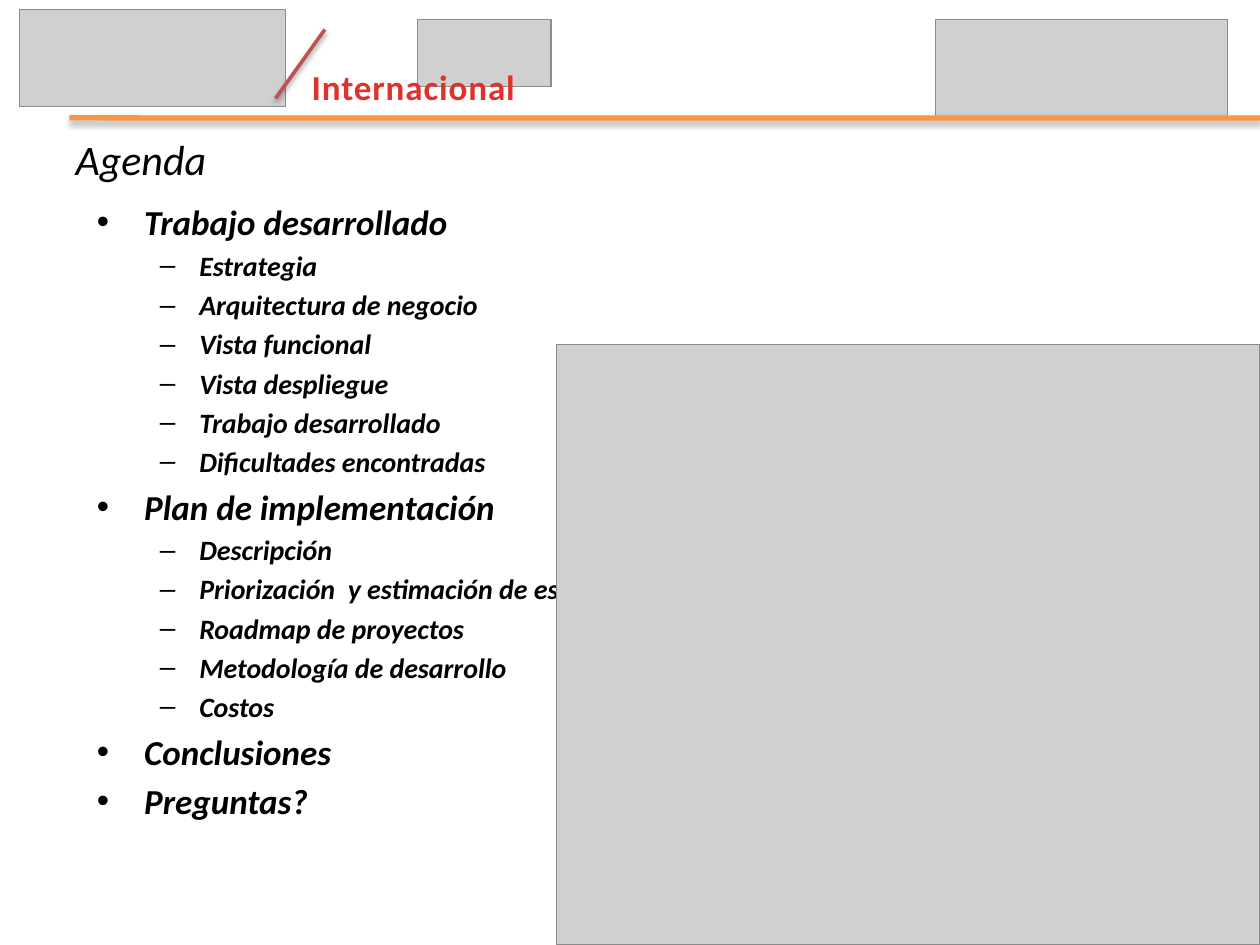
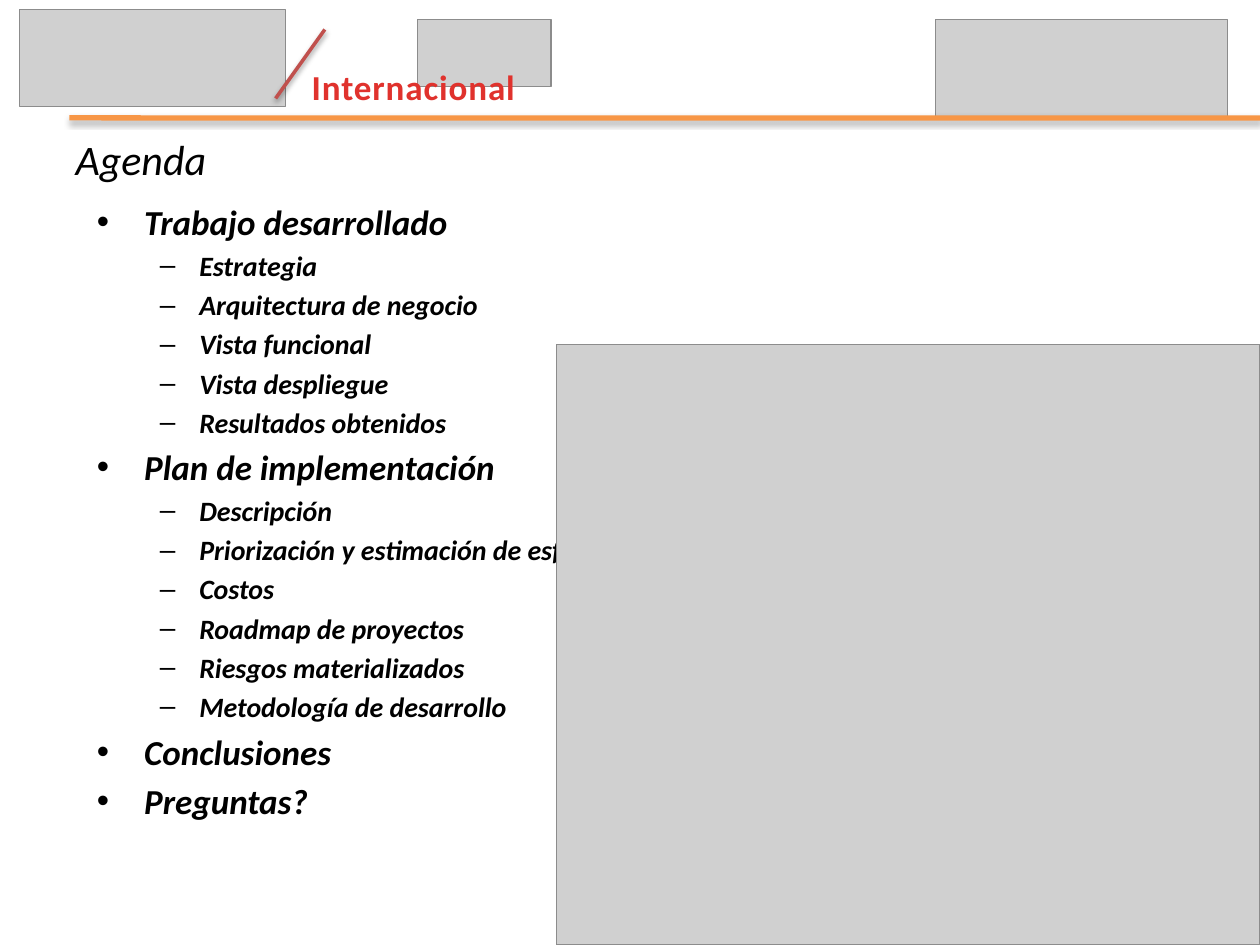
Before and after one commit to leseroth/ingenium-managment, a slide deck: slide 2 of CSOF5200 Proyecto 2/0727PresentacionIngenium.pptx. Drawn at 1260x945 pixels with LibreOffice and Linux fonts; fonts in the diff are those of the drawing; grey boxes stand for pictures. Boxes give left, top, right and bottom in pixels: in the first picture for what was removed or moved away, otherwise in the second. Text is boxed around its words. In the diff, an @@ line names an element or a change of style, - is before the commit and + after.

```diff
--- a/CSOF5200 Proyecto 2/0727PresentacionIngenium.pptx
+++ b/CSOF5200 Proyecto 2/0727PresentacionIngenium.pptx
@@ text at bbox=[199, 413, 447, 434]: text changed @@
-  – Trabajo desarrollado
-  – Dificultades encontradas
+  – Resultados obtenidos
@@ text at bbox=[199, 580, 274, 600]: paragraph added @@
+  – Costos
@@ text at bbox=[199, 658, 464, 683]: paragraph added @@
+  – Riesgos materializados
@@ text at bbox=[199, 698, 274, 718]: paragraph removed @@
-  – Costos
```
Also in this commit, not shown: 3 other slides changed, 4 slides added.
